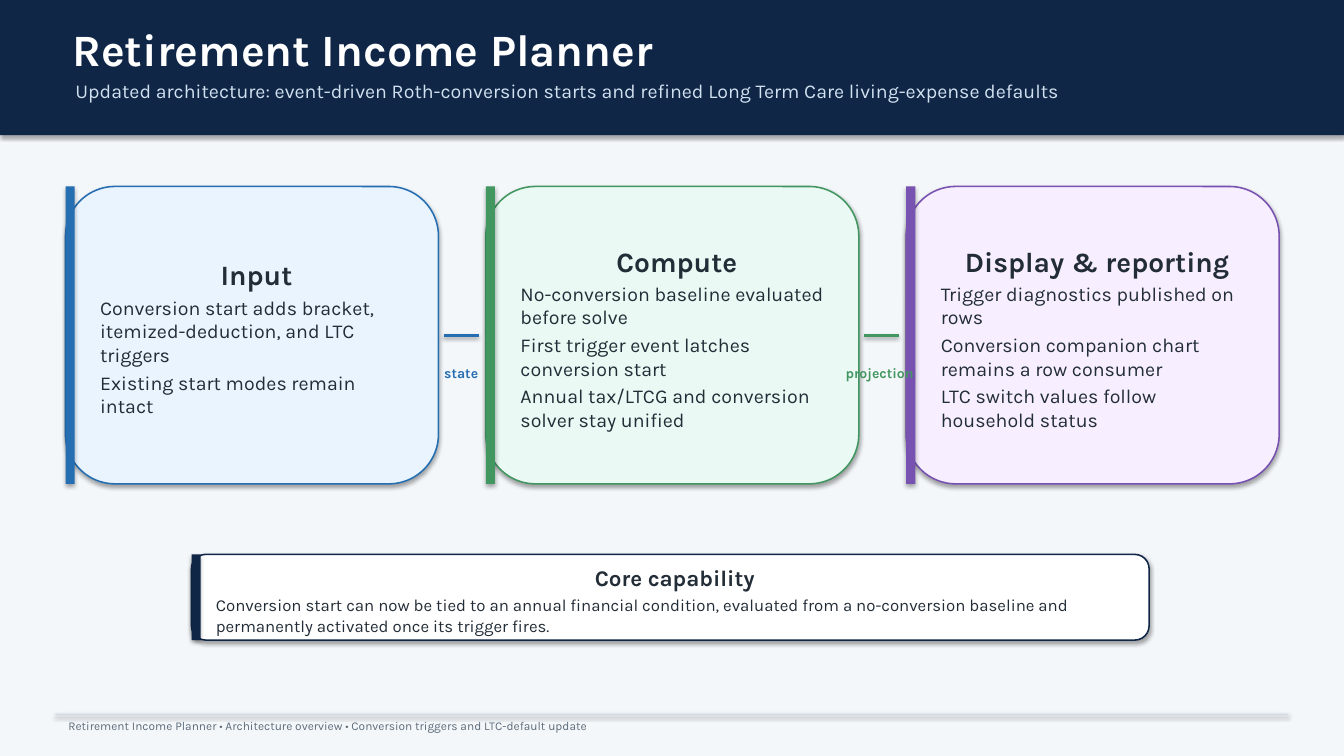
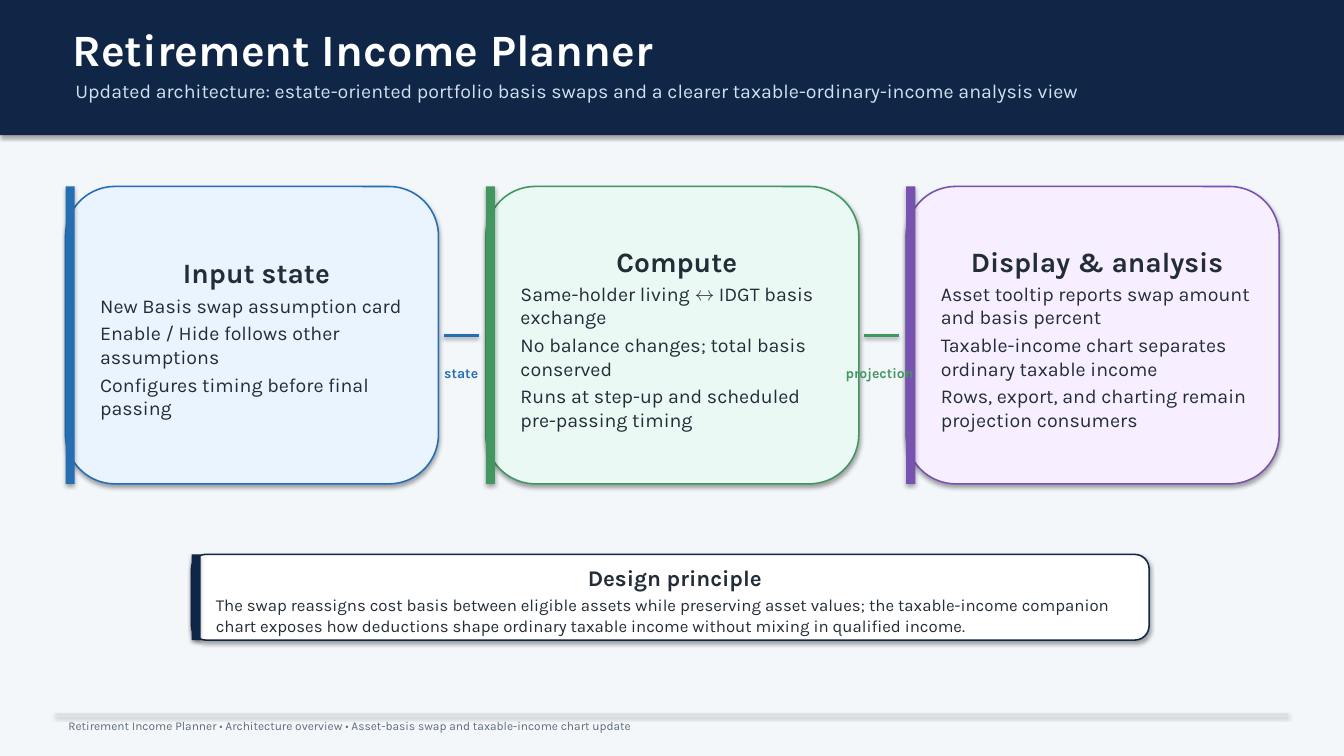
Before and after one commit to howardc64/retirefin, a slide deck: slide 1 of docs/retirement_income_planner_architecture.pptx. Drawn at 1344x756 pixels with LibreOffice and Linux fonts; fonts in the diff are those of the drawing. Boxes give left, top, right and bottom in pixels: in the first picture for what was removed or moved away, otherwise in the second. Text is boxed around its words. In the diff, an @@ line names an element or a change of style, - is before the commit and + after.

```diff
--- a/docs/retirement_income_planner_architecture.pptx
+++ b/docs/retirement_income_planner_architecture.pptx
@@ text at (x1=75, y1=84, x2=1078, y2=103): text changed @@
-Updated architecture: event-driven Roth-conversion starts and refined Long Term Care living-expense defaults
+Updated architecture: estate-oriented portfolio basis swaps and a clearer taxable-ordinary-income analysis view
@@ text in rounded rectangle at (x1=100, y1=265, x2=402, y2=420): text changed @@
-Input
-Conversion start adds bracket, itemized-deduction, and LTC triggers
-Existing start modes remain intact
+Input state
+New Basis swap assumption card
+Enable / Hide follows other assumptions
+Configures timing before final passing
@@ text in rounded rectangle at (x1=941, y1=252, x2=1250, y2=432): text changed @@
-Display & reporting
-Trigger diagnostics published on rows
-Conversion companion chart remains a row consumer
-LTC switch values follow household status
+Display & analysis
+Asset tooltip reports swap amount and basis percent
+Taxable-income chart separates ordinary taxable income
+Rows, export, and charting remain projection consumers
@@ text in rounded rectangle at (x1=520, y1=287, x2=813, y2=432): text changed @@
-No-conversion baseline evaluated before solve
-First trigger event latches conversion start
-Annual tax/LTCG and conversion solver stay unified
+Same-holder living ↔ IDGT basis exchange
+No balance changes; total basis conserved
+Runs at step-up and scheduled pre-passing timing
@@ text in rounded rectangle at (x1=216, y1=570, x2=1109, y2=636): text changed @@
-Core capability
-Conversion start can now be tied to an annual financial condition, evaluated from a no-conversion baseline and permanently activated once its trigger fires.
+Design principle
+The swap reassigns cost basis between eligible assets while preserving asset values; the taxable-income companion chart exposes how deductions shape ordinary taxable income without mixing in qualified income.
@@ text at (x1=68, y1=722, x2=630, y2=733): text changed @@
-Retirement Income Planner • Architecture overview • Conversion triggers and LTC-default update
+Retirement Income Planner • Architecture overview • Asset-basis swap and taxable-income chart update
```
Also in this commit, not shown: 3 other slides changed, 5 slides added, 5 slides removed, 18 other files.
